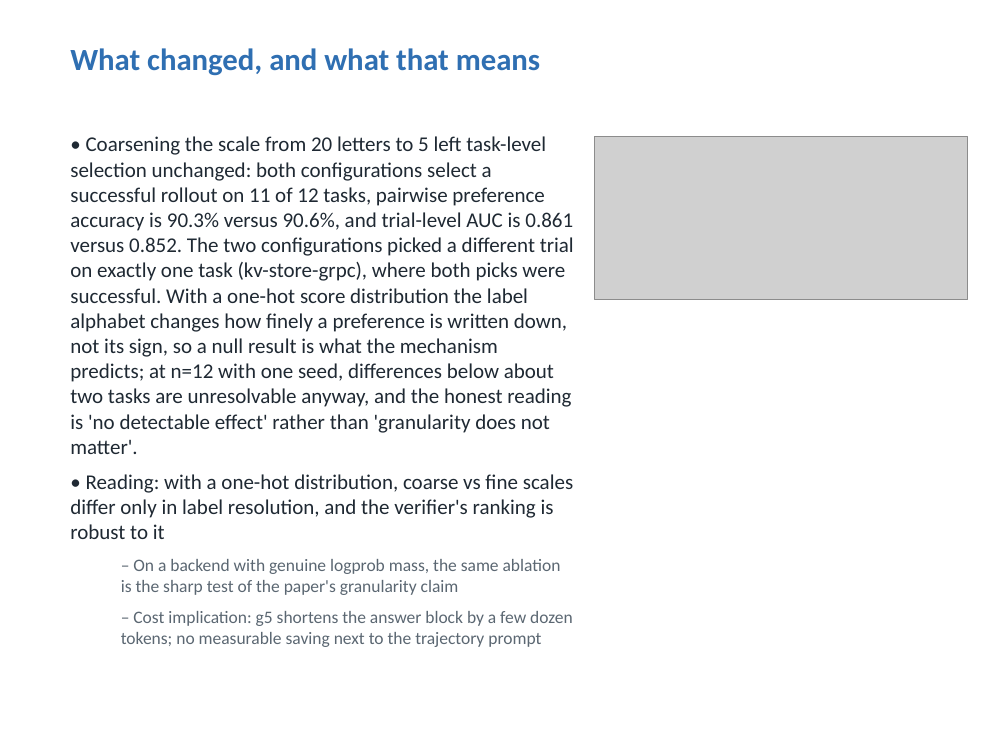
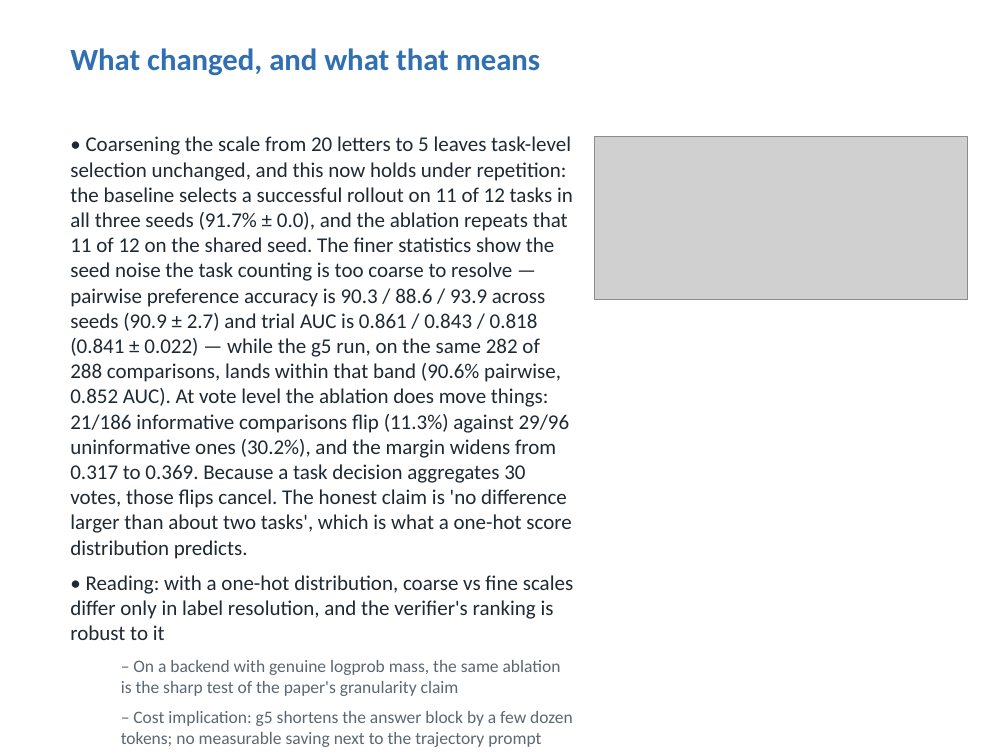
Before and after one commit to levi1031/llm-as-a-verifier-repro, a slide deck: slide 9 of report/presentation.pptx. Drawn at 1008x756 pixels with LibreOffice and Linux fonts; fonts in the diff are those of the drawing; grey boxes stand for pictures. Boxes give left, top, right and bottom in pixels: in the first picture for what was removed or moved away, otherwise in the second. Text is boxed around its words. In the diff, an @@ line names an element or a change of style, - is before the commit and + after.

Commit message:
results: three seeds of the reproduction target (assignment item '3-5 trials, mean/variance')
Seeds 1 and 2 re-run the baseline best-of-3 configuration with their own
score caches (each seed re-samples the tournament ring AND the verifier at
T=1.0), 720 extra calls, 0 errors after one retry of 3 failed comparisons:

  metric          seed0  seed1  seed2   mean    std
  Pass@1 %         50.0   50.0   50.0    50.0    0.0
  verifier %       91.7   91.7   91.7    91.7    0.0
  oracle %        100.0  100.0  100.0   100.0    0.0
  pairwise acc %   90.3   88.6   93.9    90.9    2.7
  trial AUC       0.861  0.843  0.818   0.841  0.022

The task-level statistic is identical in all three seeds because at n=12 it
moves in 8.3-point steps; the finer metrics show the seed noise that counting
12 tasks cannot resolve, and the g=5 ablation lands inside that band
(90.6% pairwise, 0.852 AUC) on the same 282 of 288 comparisons.

The ablation deliberately runs on seed 0 only: sharing the seed with the
baseline makes every comparison its own control, so seed noise cancels in the
paired difference (repro/ablation_overlap.py).

```diff
--- a/report/presentation.pptx
+++ b/report/presentation.pptx
@@ text at box(70, 136, 573, 559): text changed @@
-• Coarsening the scale from 20 letters to 5 left task-level selection unchanged: both configurations select a successful rollout on 11 of 12 tasks, pairwise preference accuracy is 90.3% versus 90.6%, and trial-level AUC is 0.861 versus 0.852. The two configurations picked a different trial on exactly one task (kv-store-grpc), where both picks were successful. With a one-hot score distribution the label alphabet changes how finely a preference is written down, not its sign, so a null result is what the mechanism predicts; at n=12 with one seed, differences below about two tasks are unresolvable anyway, and the honest reading is 'no detectable effect' rather than 'granularity does not matter'.
+• Coarsening the scale from 20 letters to 5 leaves task-level selection unchanged, and this now holds under repetition: the baseline selects a successful rollout on 11 of 12 tasks in all three seeds (91.7% ± 0.0), and the ablation repeats that 11 of 12 on the shared seed. The finer statistics show the seed noise the task counting is too coarse to resolve — pairwise preference accuracy is 90.3 / 88.6 / 93.9 across seeds (90.9 ± 2.7) and trial AUC is 0.861 / 0.843 / 0.818 (0.841 ± 0.022) — while the g5 run, on the same 282 of 288 comparisons, lands within that band (90.6% pairwise, 0.852 AUC). At vote level the ablation does move things: 21/186 informative comparisons flip (11.3%) against 29/96 uninformative ones (30.2%), and the margin widens from 0.317 to 0.369. Because a task decision aggregates 30 votes, those flips cancel. The honest claim is 'no difference larger than about two tasks', which is what a one-hot score distribution predicts.
```
Also in this commit, not shown: 2 other slides changed, 17 other files.
